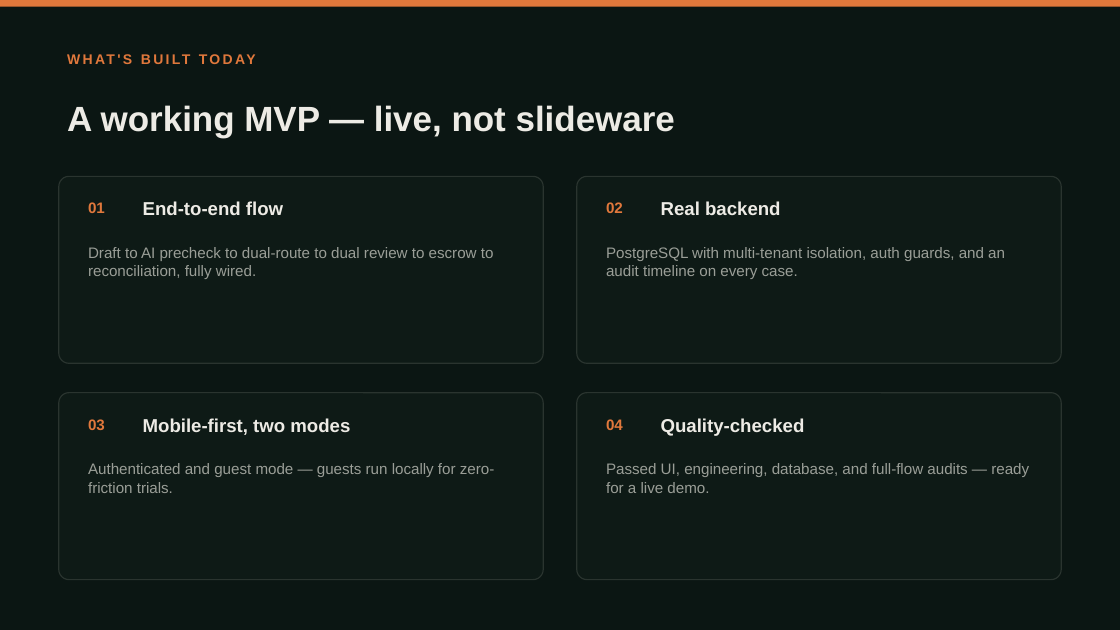
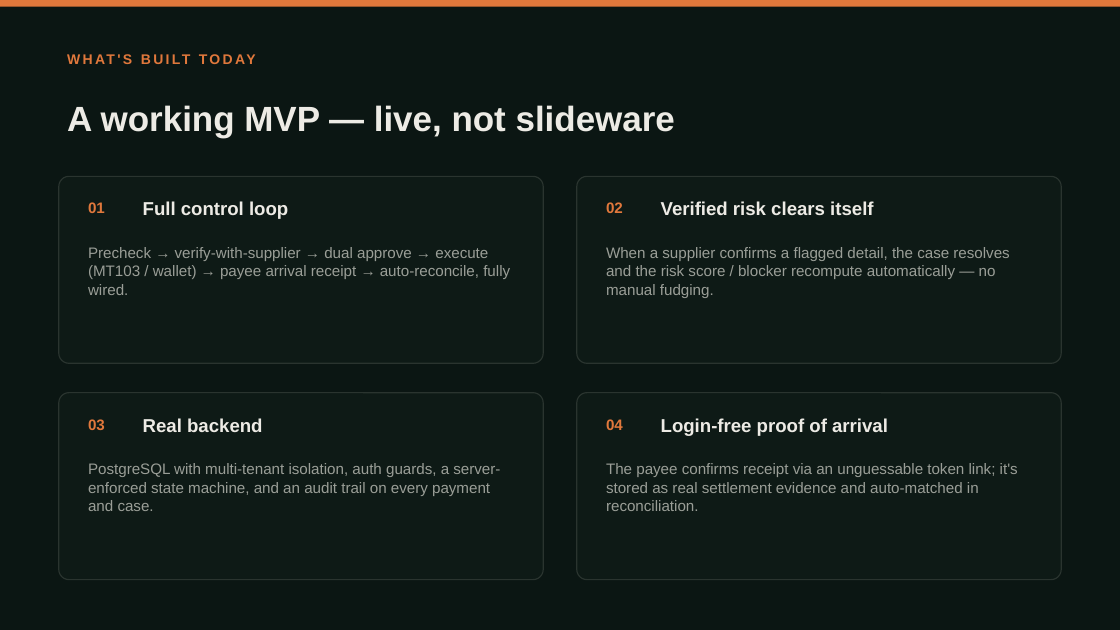
Before and after one commit to Michael-4753/flowguard-payout, a slide deck: slide 4 of public/FlowGuard-pitch.pptx. Drawn at 1120x630 pixels with LibreOffice and Linux fonts; fonts in the diff are those of the drawing. Boxes give left, top, right and bottom in pixels: in the first picture for what was removed or moved away, otherwise in the second. Text is boxed around its words. In the diff, an @@ line names an element or a change of style, - is before the commit and + after.

```diff
--- a/public/FlowGuard-pitch.pptx
+++ b/public/FlowGuard-pitch.pptx
@@ text at <box>143,201,288,219</box>: text changed @@
-End-to-end flow
+Full control loop
@@ text at <box>661,201,873,215</box>: text changed @@
-Real backend
+Verified risk clears itself
@@ text at <box>88,247,510,295</box>: text changed @@
-Draft to AI precheck to dual-route to dual review to escrow to reconciliation, fully wired.
+Precheck → verify-with-supplier → dual approve → execute (MT103 / wallet) → payee arrival receipt → auto-reconcile, fully wired.
@@ text at <box>606,247,1009,298</box>: text changed @@
-PostgreSQL with multi-tenant isolation, auth guards, and an audit timeline on every case.
+When a supplier confirms a flagged detail, the case resolves and the risk score / blocker recompute automatically — no manual fudging.
@@ text at <box>143,418,263,432</box>: text changed @@
-Mobile-first, two modes
+Real backend
@@ text at <box>661,418,888,436</box>: text changed @@
-Quality-checked
+Login-free proof of arrival
@@ text at <box>88,463,500,511</box>: text changed @@
-Authenticated and guest mode — guests run locally for zero-friction trials.
+PostgreSQL with multi-tenant isolation, auth guards, a server-enforced state machine, and an audit trail on every payment and case.
@@ text at <box>606,463,1018,511</box>: text changed @@
-Passed UI, engineering, database, and full-flow audits — ready for a live demo.
+The payee confirms receipt via an unguessable token link; it's stored as real settlement evidence and auto-matched in reconciliation.
```
Also in this commit, not shown: 2 other slides changed.
